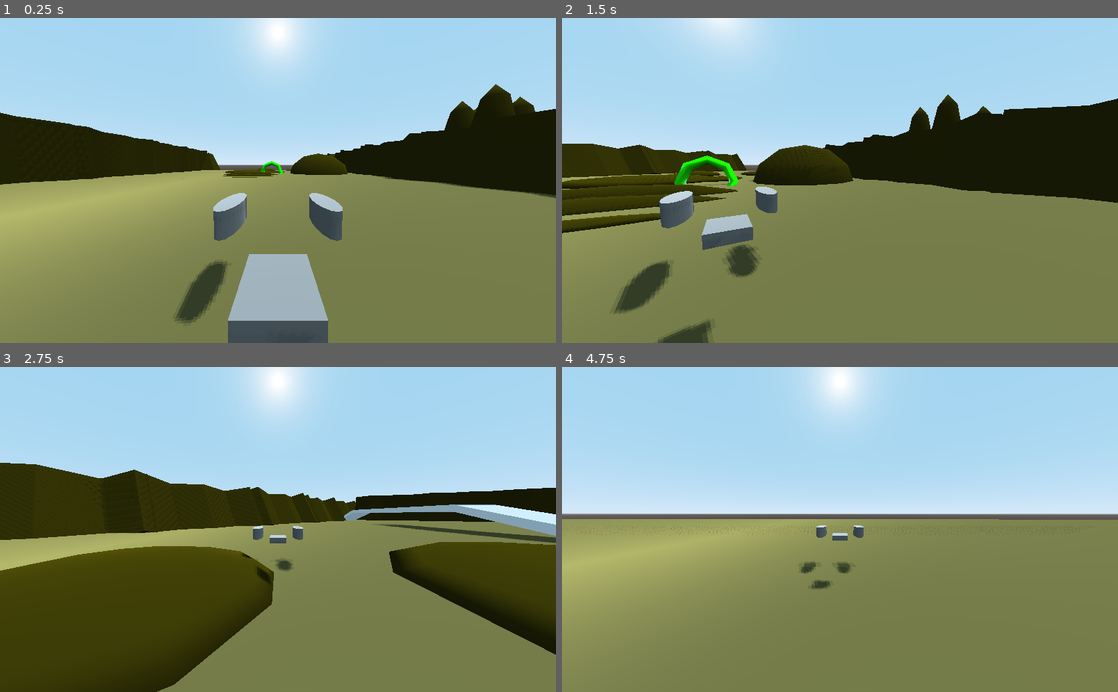
Above: before the commit, frames 1-4 (two rows, left to right).
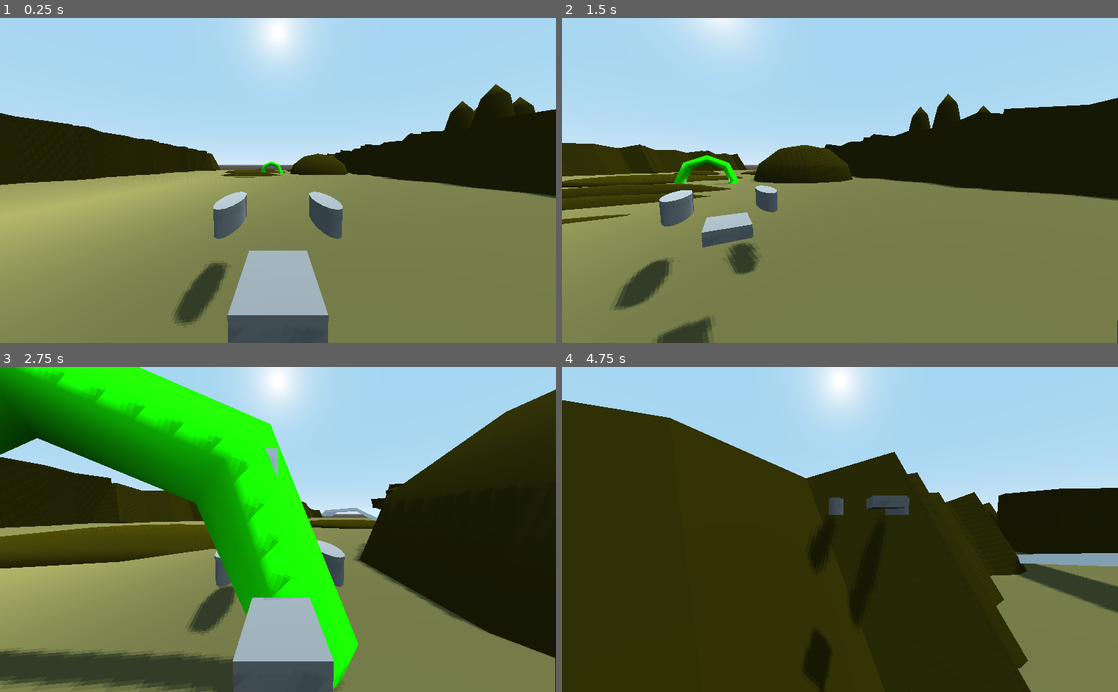
Above: after the commit, the same moments.

Repository: gamkedo-la/aero-junkers
Game: Godot game, scene res://Scenes/Main.tscn
The game is run twice, just before and just after one commit, with the same random seed, the same clock (stepped at 60 frames per second) and the same inputs.
Inputs (mouse positions are in pixels of both pictures, inside the frame that each line leads up to):
- Up to frame 1 (0.25 s): no input
- Up to frame 2 (1.5 s): move the mouse to (867, 180) at 0.52 s; hold W (accelerate) from 0.53 s (still down); tap V (cam_toggle) at 0.6 s; move the mouse to (812, 180) at 1.27 s; tap C (chase_cam) at 1.35 s
- Up to frame 3 (2.75 s): keep holding W (accelerate); move the mouse to (289, 523) at 2.02 s; press the mouse at (289, 523) at 2.03 s
- Up to frame 4 (4.75 s): keep holding W (accelerate); move the mouse to (834, 536) at 2.77 s; release the mouse at (834, 536) at 2.78 s; tap V (cam_toggle) at 2.85 s; move the mouse to (878, 532) at 3.52 s; tap C (chase_cam) at 3.6 s; move the mouse to (795, 526) at 4.27 s; click (795, 526) at 4.35 s

The runs differ from the first frame. In frame 1, 1.0% of the frame differs, in the area x 0-100%, y 23-95%; in frame 2, 2.6%; in frame 3, 63%; in frame 4, 65%, in the area x 0-100%, y 10-100%.

Commit message:
removed dup code from merge

Diff:
--- a/Scripts/aerojunker.gd
+++ b/Scripts/aerojunker.gd
@@ -56,9 +56,6 @@
 				print('health: %d'	% health)
 			else:
 				print('aerojunker is dead')
-
-
-	maintainAltitude(delta)
 
 
 func _process(delta):
